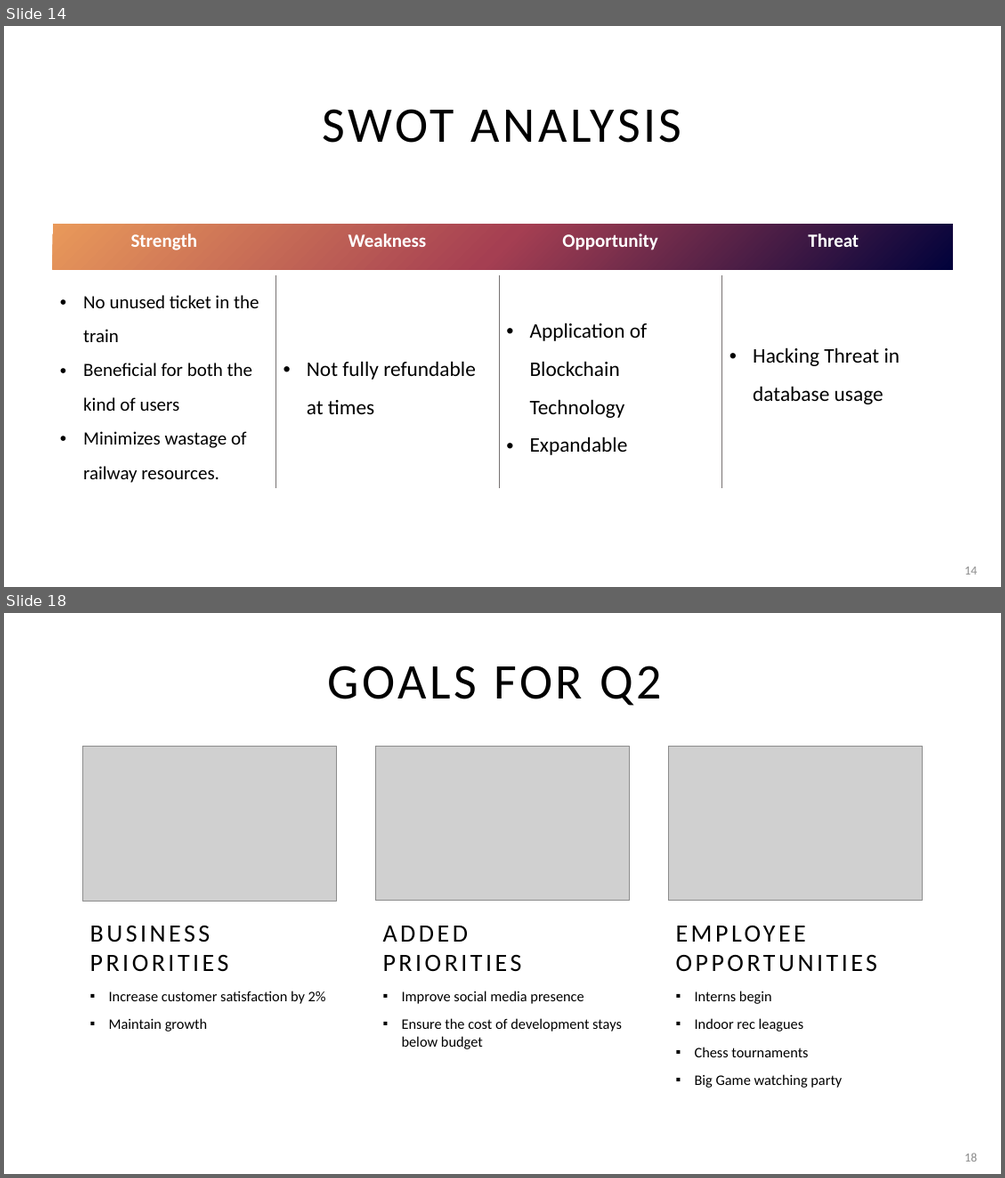
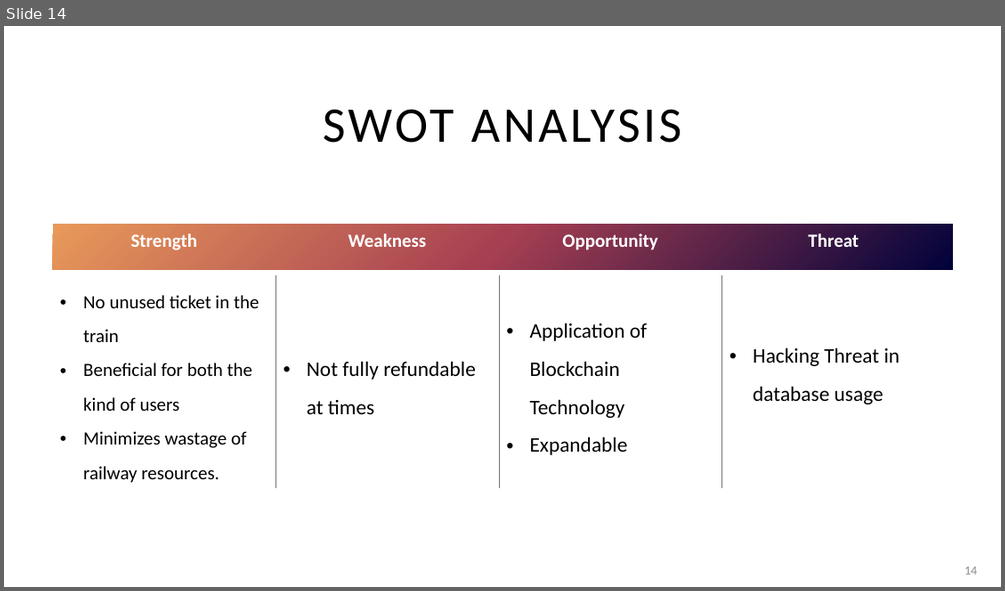
Before and after one commit to zhalok/HACKNSU4_SUST_Agile_Team, a slide deck: SUST_AGILE_TEAM.pptx. Shown one above the other, each under a label of ours: slides 14 and 18 before the commit, slide 14 after it; the slides between them are not shown. The pictures are 1005x1178 and 1005x591 pixels, drawn with LibreOffice and Linux fonts; fonts in the diff are those of the drawing; grey boxes stand for pictures. Boxes give left, top, right and bottom in pixels: in the first picture for what was removed or moved away, otherwise in the second. Text is boxed around its words. In the diff, an @@ line names an element or a change of style, - is before the commit and + after.

```diff
--- a/SUST_AGILE_TEAM.pptx
+++ b/SUST_AGILE_TEAM.pptx
@@ slide 18 removed at box(4, 613, 1001, 1174), background #FFFFFF @@
@@ title removed at box(328, 666, 662, 706) @@
-GOALS FOR Q2
@@ picture removed at box(82, 747, 337, 900) @@
@@ picture removed at box(376, 747, 630, 900) @@
@@ picture removed at box(668, 747, 922, 900) @@
@@ text removed at box(90, 925, 326, 1031) @@
-BUSINESS
-PRIORITIES
-▪ Increase customer satisfaction by 2%
-▪ Maintain growth
@@ text removed at box(383, 925, 622, 1049) @@
-ADDED
-PRIORITIES
-▪ Improve social media presence
-▪ Ensure the cost of development stays below budget
@@ text removed at box(676, 955, 877, 1087) @@
-EMPLOYEE OPPORTUNITIES
-▪ Interns begin
-▪ Indoor rec leagues
-▪ Chess tournaments
-▪ Big Game watching party
@@ page number removed at box(964, 1152, 977, 1161) @@
-18
```
Also in this commit, not shown: 5 slides changed, 3 slides added, 4 other slides removed.
